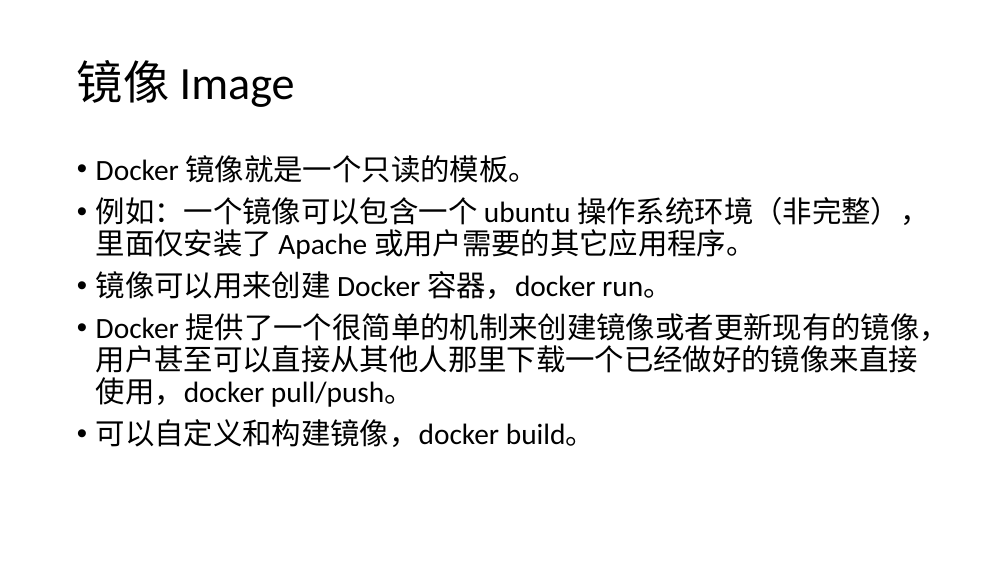
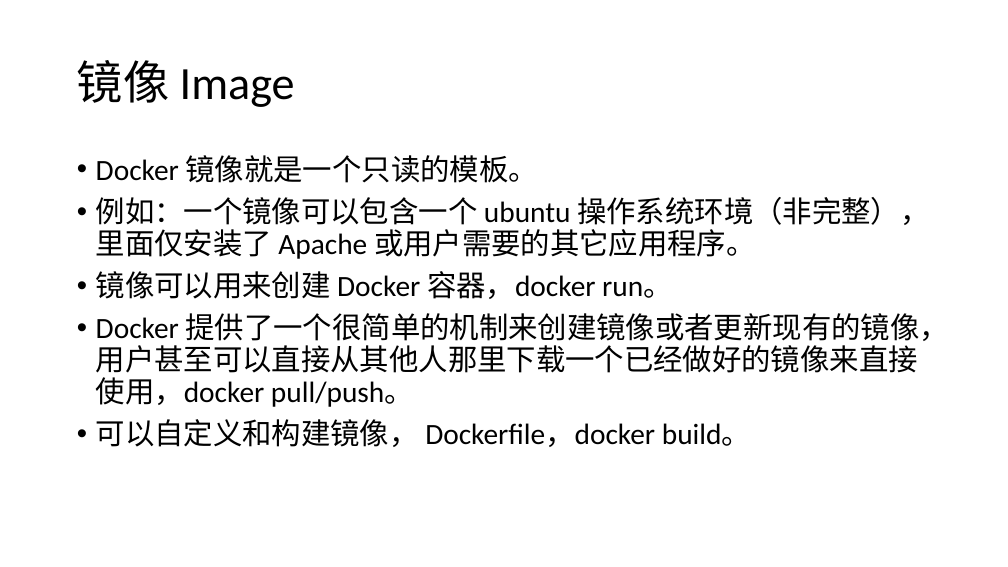
Before and after one commit to huahouye/h-kubernetes, a slide deck: slide 21 of docker/Docker技术介绍.pptx. Drawn at 1008x567 pixels with LibreOffice and Linux fonts; fonts in the diff are those of the drawing. Boxes give left, top, right and bottom in pixels: in the first picture for what was removed or moved away, otherwise in the second. Text is boxed around its words. In the diff, an @@ line names an element or a change of style, - is before the commit and + after.

```diff
--- a/docker/Docker技术介绍.pptx
+++ b/docker/Docker技术介绍.pptx
@@ text at bbox=[96, 419, 751, 447]: text changed @@
-• 可以自定义和构建镜像，docker build。
+• 可以自定义和构建镜像， Dockerfile，docker build。
```
Also in this commit, not shown: 1 other slide changed, 1 other file.
